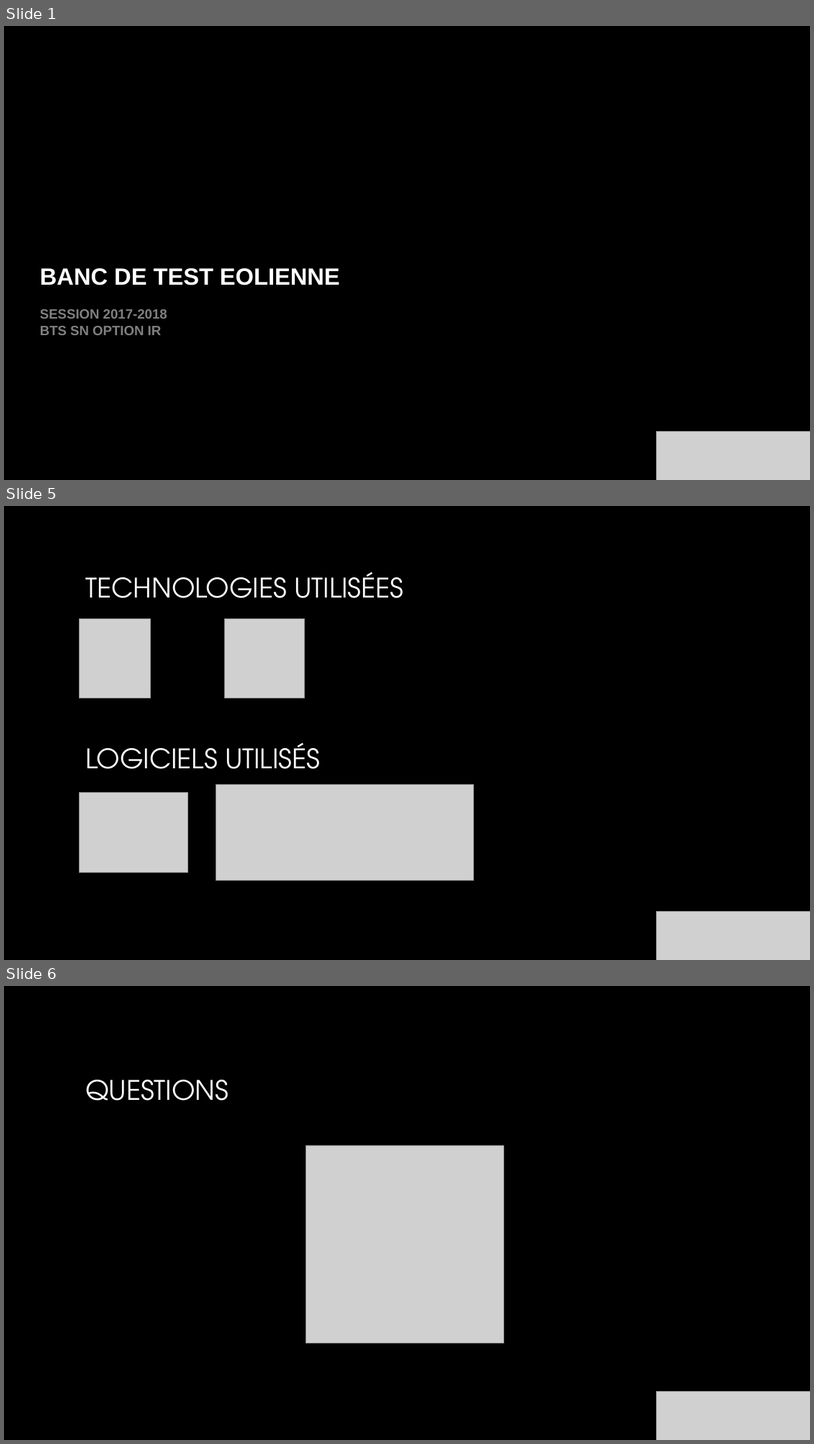
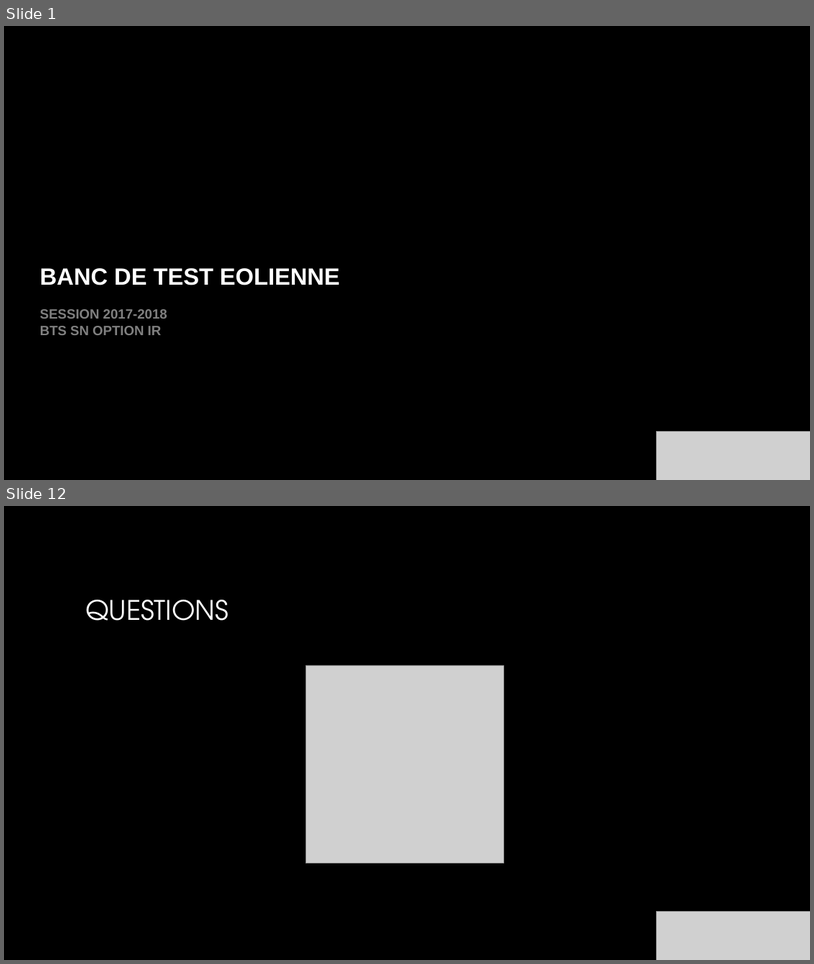
Before and after one commit to Izakun/banc_de_test_eolienne, a slide deck: 05_revue_de_projet/revues/revue_02/alan_carrer/diaporama.pptx. Shown one above the other, each under a label of ours: slides 1, 5 and 6 before the commit, slides 1 and 12 after it; the slides between them are not shown. The pictures are 814x1444 and 814x964 pixels, drawn with LibreOffice and Linux fonts; fonts in the diff are those of the drawing; grey boxes stand for pictures; background and template pictures are left out. Boxes give left, top, right and bottom in pixels: in the first picture for what was removed or moved away, otherwise in the second. Text is boxed around its words. In the diff, an @@ line names an element or a change of style, - is before the commit and + after.

```diff
--- a/05_revue_de_projet/revues/revue_02/alan_carrer/diaporama.pptx
+++ b/05_revue_de_projet/revues/revue_02/alan_carrer/diaporama.pptx
@@ slide 5 removed at [4, 506, 810, 960], background picture (left out) @@
@@ title removed at [85, 572, 404, 598] @@
-TECHNOLOGIES UTILISÉES
@@ picture removed at [80, 618, 150, 698] @@
@@ picture removed at [225, 618, 305, 698] @@
@@ text removed at [85, 742, 320, 769] @@
-LOGICIELS UTILISÉS
@@ picture removed at [216, 784, 474, 880] @@
@@ picture removed at [80, 792, 188, 872] @@
@@ picture removed at [657, 911, 810, 960] @@
@@ what was slide 6 is now slide 12 @@
```
Also in this commit, not shown: 10 slides added, 3 other slides removed, 1 other file.
